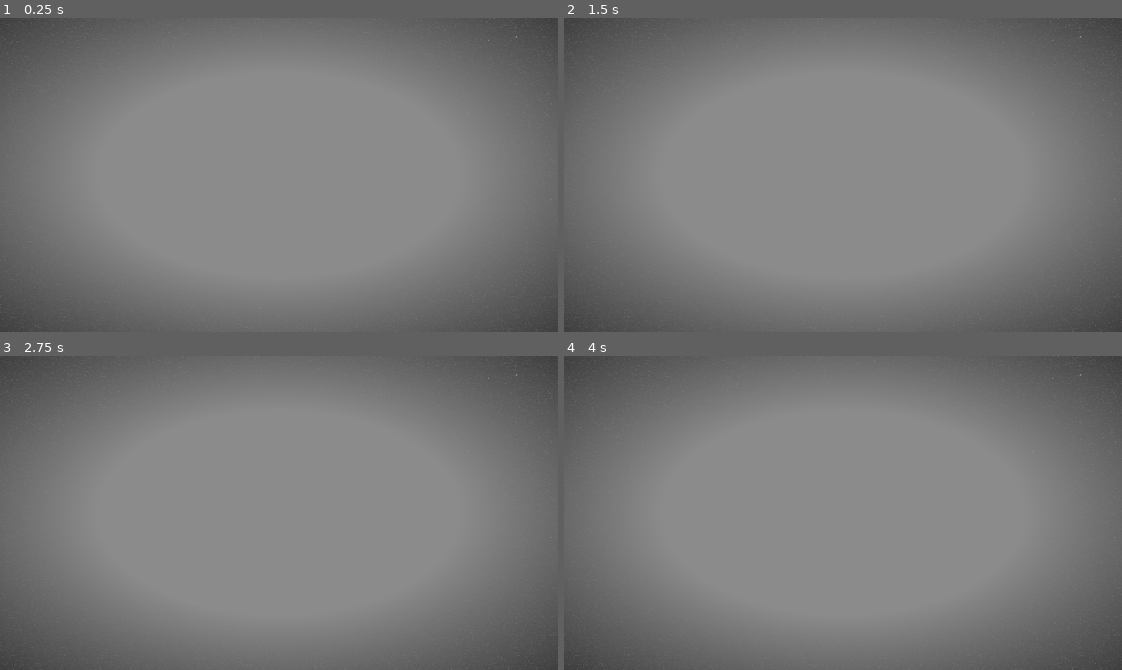
Above: before the commit, frames 1-4 (two rows, left to right).
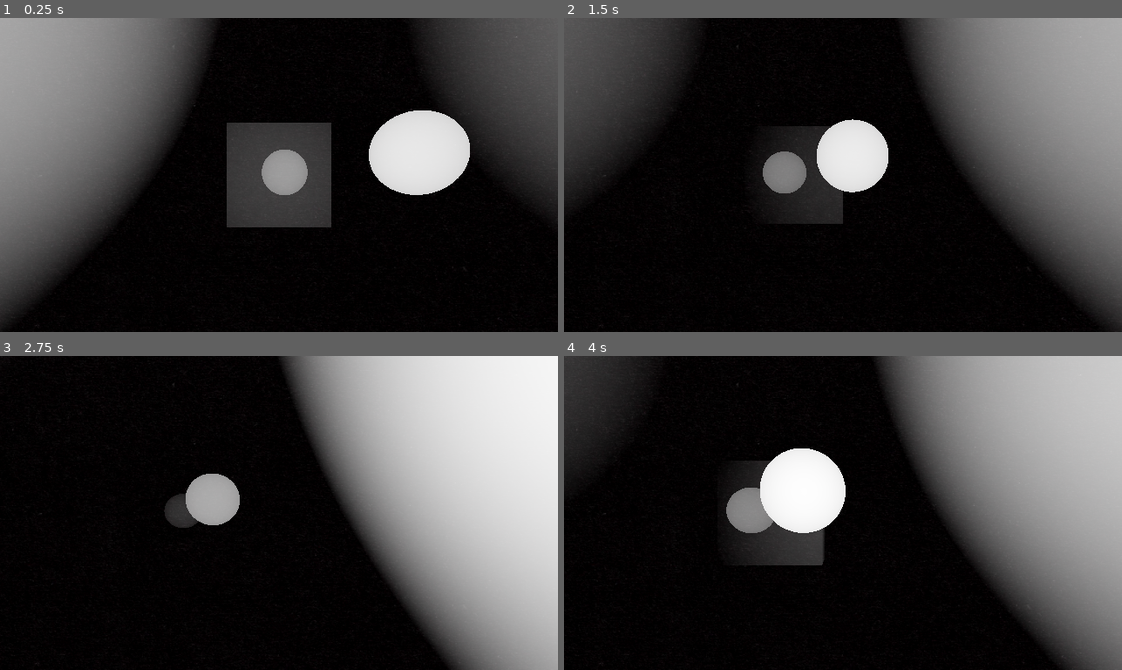
Above: after the commit, the same moments.

Repository: danielday-dev/Fishfest2024
Game: Godot game, scene res://Scenes/Main.tscn
Same seed, same stepped clock (60 frames per second), same inputs: the game is played once before the commit and once after it.
Inputs:
- Up to frame 1 (0.25 s): no input
- Up to frame 2 (1.5 s): tap Enter at 0.5 s; hold D (Player_Movement_Right) 0.53-1.28 s; hold S (Player_Movement_Backward) from 1.28 s (still down)
- Up to frame 3 (2.75 s): release S (Player_Movement_Backward) at 2.03 s; hold D (Player_Movement_Right) from 2.03 s (still down)
- Up to frame 4 (4 s): release D (Player_Movement_Right) at 2.78 s; hold W (Player_Movement_Forward) 2.78-3.53 s; hold A (Player_Movement_Left) from 3.53 s (still down)

The runs differ from the first frame. In frame 1, 89% of the frame differs, in the area x 0-100%, y 0-100%; in frame 2, 89%; in frame 3, 94%; in frame 4, 91%.

Commit message:
Player converted to CharacterBody3D + Darkness shader updated.

Diff:
--- /dev/null
+++ b/Materials/Darkness/DarknessMaterial.tres
@@ -0,0 +1,6 @@
+[gd_resource type="ShaderMaterial" load_steps=2 format=3 uid="uid://dqnppqlyc1pfx"]
+
+[ext_resource type="Shader" uid="uid://pm2swhcdjwn2" path="res://Materials/Darkness/DarknessShader.tres" id="1_nr77l"]
+
+[resource]
+shader = ExtResource("1_nr77l")
--- /dev/null
+++ b/Materials/Darkness/DarknessShader.tres
@@ -0,0 +1,205 @@
+[gd_resource type="VisualShader" load_steps=20 format=3 uid="uid://pm2swhcdjwn2"]
+
+[ext_resource type="Texture2D" uid="uid://druu51t7h47xd" path="res://Materials/Darkness/DarknessTexture.png" id="1_xsw3f"]
+
+[sub_resource type="VisualShaderNodeVectorDistance" id="VisualShaderNodeVectorDistance_wluru"]
+
+[sub_resource type="VisualShaderNodeVectorDecompose" id="VisualShaderNodeVectorDecompose_rpfv8"]
+
+[sub_resource type="VisualShaderNodeClamp" id="VisualShaderNodeClamp_ktpux"]
+
+[sub_resource type="VisualShaderNodeInput" id="VisualShaderNodeInput_k3p1v"]
+input_name = "color"
+
+[sub_resource type="VisualShaderNodeFloatFunc" id="VisualShaderNodeFloatFunc_1p5vp"]
+function = 31
+
+[sub_resource type="VisualShaderNodeFloatOp" id="VisualShaderNodeFloatOp_mbq3l"]
+default_input_values = [0, 0.0, 1, 10.0]
+operator = 3
+
+[sub_resource type="VisualShaderNodeFloatOp" id="VisualShaderNodeFloatOp_1f1dt"]
+default_input_values = [0, 0.0, 1, 5.0]
+operator = 1
+
+[sub_resource type="VisualShaderNodeVaryingGetter" id="VisualShaderNodeVaryingGetter_g1hlr"]
+varying_name = "VertexWorldPos"
+varying_type = 4
+
+[sub_resource type="VisualShaderNodeFloatParameter" id="VisualShaderNodeFloatParameter_inffn"]
+parameter_name = "DarknessStart"
+default_value_enabled = true
+default_value = 2.0
+
+[sub_resource type="VisualShaderNodeFloatParameter" id="VisualShaderNodeFloatParameter_bef0u"]
+parameter_name = "DarknessLength"
+default_value_enabled = true
+default_value = 5.0
+
+[sub_resource type="VisualShaderNodeMix" id="VisualShaderNodeMix_wuwgb"]
+output_port_for_preview = 0
+default_input_values = [0, Quaternion(0, 0, 0, 0), 1, Quaternion(1, 1, 1, 1), 2, 0.1]
+op_type = 6
+
+[sub_resource type="VisualShaderNodeTexture" id="VisualShaderNodeTexture_uf8ay"]
+texture = ExtResource("1_xsw3f")
+texture_type = 1
+
+[sub_resource type="VisualShaderNodeInput" id="VisualShaderNodeInput_nylxu"]
+input_name = "screen_uv"
+
+[sub_resource type="VisualShaderNodeInput" id="VisualShaderNodeInput_ljw37"]
+input_name = "camera_position_world"
+
+[sub_resource type="VisualShaderNodeVaryingSetter" id="VisualShaderNodeVaryingSetter_x00l3"]
+varying_name = "VertexWorldPos"
+varying_type = 4
+
+[sub_resource type="VisualShaderNodeInput" id="VisualShaderNodeInput_y1xm7"]
+input_name = "vertex"
+
+[sub_resource type="VisualShaderNodeInput" id="VisualShaderNodeInput_a8nyj"]
+input_name = "model_matrix"
+
+[sub_resource type="VisualShaderNodeTransformVecMult" id="VisualShaderNodeTransformVecMult_4dlyk"]
+
+[resource]
+code = "shader_type spatial;
+render_mode blend_mix, depth_draw_opaque, cull_back, diffuse_lambert, specular_schlick_ggx;
+
+
+// Varyings
+varying vec3 VertexWorldPos;
+
+uniform sampler2D tex_frg_6 : source_color;
+uniform float DarknessStart = 2;
+uniform float DarknessLength = 5;
+
+
+
+void vertex() {
+// Input:4
+	mat4 n_out4p0 = MODEL_MATRIX;
+
+
+// Input:3
+	vec3 n_out3p0 = VERTEX;
+
+
+// TransformVectorMult:5
+	vec3 n_out5p0 = (n_out4p0 * vec4(n_out3p0, 1.0)).xyz;
+
+
+// VaryingSetter:2
+	VertexWorldPos = n_out5p0;
+
+
+}
+
+void fragment() {
+// Input:7
+	vec2 n_out7p0 = SCREEN_UV;
+
+
+// Texture2D:6
+	vec4 n_out6p0 = texture(tex_frg_6, n_out7p0);
+
+
+// Input:14
+	vec4 n_out14p0 = COLOR;
+
+
+// VaryingGetter:21
+	vec3 n_out21p0 = VertexWorldPos;
+
+
+// Input:8
+	vec3 n_out8p0 = CAMERA_POSITION_WORLD;
+
+
+// Distance:10
+	float n_out10p0 = distance(n_out21p0, n_out8p0);
+
+
+// VectorDecompose:11
+	float n_out11p0 = vec3(n_out10p0).x;
+	float n_out11p1 = vec3(n_out10p0).y;
+	float n_out11p2 = vec3(n_out10p0).z;
+
+
+// FloatParameter:22
+	float n_out22p0 = DarknessStart;
+
+
+// FloatOp:20
+	float n_out20p0 = n_out11p0 - n_out22p0;
+
+
+// FloatParameter:23
+	float n_out23p0 = DarknessLength;
+
+
+// Clamp:12
+	float n_in12p1 = 0.00000;
+	float n_out12p0 = clamp(n_out20p0, n_in12p1, n_out23p0);
+
+
+// FloatOp:19
+	float n_out19p0 = n_out12p0 / n_out23p0;
+
+
+// FloatFunc:15
+	float n_out15p0 = 1.0 - n_out19p0;
+
+
+// Mix:3
+	vec4 n_out3p0 = mix(n_out6p0, n_out14p0, n_out15p0);
+
+
+// Output:0
+	ALBEDO = vec3(n_out3p0.xyz);
+
+
+}
+"
+graph_offset = Vector2(-1448.89, -41.7428)
+varyings/VertexWorldPos = "0,4"
+nodes/vertex/2/node = SubResource("VisualShaderNodeVaryingSetter_x00l3")
+nodes/vertex/2/position = Vector2(360, 480)
+nodes/vertex/3/node = SubResource("VisualShaderNodeInput_y1xm7")
+nodes/vertex/3/position = Vector2(-280, 420)
+nodes/vertex/4/node = SubResource("VisualShaderNodeInput_a8nyj")
+nodes/vertex/4/position = Vector2(-260, 340)
+nodes/vertex/5/node = SubResource("VisualShaderNodeTransformVecMult_4dlyk")
+nodes/vertex/5/position = Vector2(120, 320)
+nodes/vertex/connections = PackedInt32Array(4, 0, 5, 0, 3, 0, 5, 1, 5, 0, 2, 0)
+nodes/fragment/0/position = Vector2(700, 80)
+nodes/fragment/3/node = SubResource("VisualShaderNodeMix_wuwgb")
+nodes/fragment/3/position = Vector2(420, 60)
+nodes/fragment/6/node = SubResource("VisualShaderNodeTexture_uf8ay")
+nodes/fragment/6/position = Vector2(120, -140)
+nodes/fragment/7/node = SubResource("VisualShaderNodeInput_nylxu")
+nodes/fragment/7/position = Vector2(-200, -20)
+nodes/fragment/8/node = SubResource("VisualShaderNodeInput_ljw37")
+nodes/fragment/8/position = Vector2(-1060, 300)
+nodes/fragment/10/node = SubResource("VisualShaderNodeVectorDistance_wluru")
+nodes/fragment/10/position = Vector2(-720, 240)
+nodes/fragment/11/node = SubResource("VisualShaderNodeVectorDecompose_rpfv8")
+nodes/fragment/11/position = Vector2(-540, 240)
+nodes/fragment/12/node = SubResource("VisualShaderNodeClamp_ktpux")
+nodes/fragment/12/position = Vector2(-120, 360)
+nodes/fragment/14/node = SubResource("VisualShaderNodeInput_k3p1v")
+nodes/fragment/14/position = Vector2(-60, 120)
+nodes/fragment/15/node = SubResource("VisualShaderNodeFloatFunc_1p5vp")
+nodes/fragment/15/position = Vector2(220, 440)
+nodes/fragment/19/node = SubResource("VisualShaderNodeFloatOp_mbq3l")
+nodes/fragment/19/position = Vector2(60, 420)
+nodes/fragment/20/node = SubResource("VisualShaderNodeFloatOp_1f1dt")
+nodes/fragment/20/position = Vector2(-300, 340)
+nodes/fragment/21/node = SubResource("VisualShaderNodeVaryingGetter_g1hlr")
+nodes/fragment/21/position = Vector2(-1060, 220)
+nodes/fragment/22/node = SubResource("VisualShaderNodeFloatParameter_inffn")
+nodes/fragment/22/position = Vector2(-560, 440)
+nodes/fragment/23/node = SubResource("VisualShaderNodeFloatParameter_bef0u")
+nodes/fragment/23/position = Vector2(-560, 640)
+nodes/fragment/connections = PackedInt32Array(6, 0, 3, 0, 3, 0, 0, 0, 8, 0, 10, 1, 10, 0, 11, 0, 14, 0, 3, 1, 15, 0, 3, 2, 11, 0, 20, 0, 21, 0, 10, 0, 22, 0, 20, 1, 23, 0, 19, 1, 23, 0, 12, 2, 20, 0, 12, 0, 19, 0, 15, 0, 12, 0, 19, 0, 7, 0, 6, 0)
--- a/PostProcessing/Darkness/DarknessMaterial.tres
+++ /dev/null
@@ -1,12 +0,0 @@
-[gd_resource type="ShaderMaterial" load_steps=3 format=3 uid="uid://dqnppqlyc1pfx"]
-
-[ext_resource type="Shader" path="res://PostProcessing/Darkness/DarknessShader.gdshader" id="1_sl602"]
-[ext_resource type="Texture2D" uid="uid://druu51t7h47xd" path="res://PostProcessing/Darkness/DarknessTexture.png" id="2_im8nu"]
-
-[resource]
-render_priority = 0
-shader = ExtResource("1_sl602")
-shader_parameter/darknessStart = 5.0
-shader_parameter/darknessDistance = 10.0
-shader_parameter/darknessAngleFactor = 7.5
-shader_parameter/darknessTexture = ExtResource("2_im8nu")
--- a/PostProcessing/Darkness/DarknessShader.gdshader
+++ /dev/null
@@ -1,30 +0,0 @@
-shader_type spatial;
-
-uniform sampler2D screen_texture : hint_screen_texture, repeat_disable, filter_nearest;
-uniform sampler2D depth_texture : source_color, hint_depth_texture, repeat_disable, filter_nearest;
-
-uniform float darknessStart = 5.0;
-uniform float darknessDistance = 10.0;
-uniform float darknessAngleFactor = 7.5;
-uniform sampler2D darknessTexture : filter_linear, repeat_enable;
-
-void fragment() {
-	// Get depth.
-	float depth = texture(depth_texture, SCREEN_UV).x;
-  	vec3 ndc = vec3(SCREEN_UV * 2.0 - 1.0, depth);
-	vec4 view = INV_PROJECTION_MATRIX * vec4(ndc, 1.0);
-  	view.xyz /= view.w;
-
-	vec2 centerChange = vec2(0.5f - SCREEN_UV.x, 0.5f - SCREEN_UV.y) * 2.0f;
-	float centerDist =  sqrt((centerChange.x * centerChange.x) + (centerChange.y * centerChange.y));
-  	float linearDepth = (-view.z) + (centerDist * darknessAngleFactor);
-
-	// Put depth into range 0.0 - 1.0 with basis on darkness start and distance.
-	float darkDepth = clamp(linearDepth - darknessStart, 0.0, darknessDistance) / darknessDistance;
-	float darknessFactor = 1.0 - darkDepth;
-
-	// Blend screen and darkness texture based on darkness.
-	vec4 screenColor = textureLod(screen_texture, SCREEN_UV, 0.0);
-	vec4 darknessColor = textureLod(darknessTexture, SCREEN_UV, 0.0);
-    ALBEDO = mix(darknessColor.rgb, mix(screenColor.rgb, darknessColor.rgb, 0), darknessFactor);
-}
--- a/Prefabs/MainCamera.tscn
+++ /dev/null
@@ -1,20 +0,0 @@
-[gd_scene load_steps=4 format=3 uid="uid://d3txusv5ge61w"]
-
-[ext_resource type="Material" uid="uid://dqnppqlyc1pfx" path="res://PostProcessing/Darkness/DarknessMaterial.tres" id="1_8qaro"]
-
-[sub_resource type="Environment" id="Environment_8trqf"]
-ambient_light_source = 2
-ambient_light_color = Color(1, 1, 1, 1)
-
-[sub_resource type="PlaneMesh" id="PlaneMesh_qhs2o"]
-material = ExtResource("1_8qaro")
-
-[node name="MainCamera" type="Camera3D"]
-environment = SubResource("Environment_8trqf")
-current = true
-fov = 90.0
-far = 100.0
-
-[node name="Post Processing" type="MeshInstance3D" parent="."]
-transform = Transform3D(0.1, 0, 0, 0, -4.37114e-09, -0.1, 0, 0.1, -4.37114e-09, 0.000707328, 5.96046e-08, -0.0529591)
-mesh = SubResource("PlaneMesh_qhs2o")
--- a/Prefabs/Player.tscn
+++ b/Prefabs/Player.tscn
@@ -1,6 +1,12 @@
-[gd_scene load_steps=2 format=3 uid="uid://bopmekwrqlnuu"]
+[gd_scene load_steps=3 format=3 uid="uid://bopmekwrqlnuu"]
 
 [ext_resource type="Script" path="res://Scripts/Player.gd" id="1_7ju3c"]
 
-[node name="Player" type="Node3D"]
+[sub_resource type="SphereShape3D" id="SphereShape3D_xqx11"]
+radius = 0.15
+
+[node name="Player" type="CharacterBody3D"]
 script = ExtResource("1_7ju3c")
+
+[node name="Collider" type="CollisionShape3D" parent="."]
+shape = SubResource("SphereShape3D_xqx11")
--- /dev/null
+++ b/Resources/Environments/MainCamera.tres
@@ -0,0 +1,5 @@
+[gd_resource type="Environment" format=3 uid="uid://dvgje6n6sh706"]
+
+[resource]
+ambient_light_source = 2
+ambient_light_color = Color(1, 1, 1, 1)
--- a/Scenes/Main.tscn
+++ b/Scenes/Main.tscn
@@ -1,14 +1,18 @@
-[gd_scene load_steps=6 format=3 uid="uid://bw14wbtwyu0a"]
+[gd_scene load_steps=7 format=3 uid="uid://bw14wbtwyu0a"]
 
+[ext_resource type="Material" uid="uid://dqnppqlyc1pfx" path="res://Materials/Darkness/DarknessMaterial.tres" id="1_jns56"]
 [ext_resource type="PackedScene" uid="uid://bopmekwrqlnuu" path="res://Prefabs/Player.tscn" id="1_v0owv"]
-[ext_resource type="PackedScene" uid="uid://d3txusv5ge61w" path="res://Prefabs/MainCamera.tscn" id="2_wt5m5"]
+[ext_resource type="Environment" uid="uid://dvgje6n6sh706" path="res://Resources/Environments/MainCamera.tres" id="2_a6ccp"]
 
 [sub_resource type="PrismMesh" id="PrismMesh_tk2kg"]
+material = ExtResource("1_jns56")
 flip_faces = true
 
 [sub_resource type="SphereMesh" id="SphereMesh_0co1p"]
+material = ExtResource("1_jns56")
 
 [sub_resource type="BoxMesh" id="BoxMesh_e6e8n"]
+material = ExtResource("1_jns56")
 
 [node name="Main" type="Node3D"]
 
@@ -33,9 +37,10 @@
 mesh = SubResource("SphereMesh_0co1p")
 
 [node name="MeshInstance3D3" type="MeshInstance3D" parent="."]
-transform = Transform3D(3, 0, 0, 0, 3, 0, 0, 0, 3, 0, 0, -4.14326)
+transform = Transform3D(3, 0, 0, 0, 3, 0, 0, 0, 3, 0, 0, -7.35396)
 mesh = SubResource("BoxMesh_e6e8n")
 
 [node name="Player" parent="." instance=ExtResource("1_v0owv")]
 
-[node name="MainCamera" parent="Player" instance=ExtResource("2_wt5m5")]
+[node name="MainCamera" type="Camera3D" parent="Player"]
+environment = ExtResource("2_a6ccp")
--- a/Scripts/Player.gd
+++ b/Scripts/Player.gd
@@ -1,4 +1,4 @@
-extends Node3D
+extends CharacterBody3D
 
 @export var movementSpeed : float = 2.0;
 @export var nonForwardMovementFactor : float = 0.4;
@@ -37,10 +37,12 @@
 		-cos(rotation.y) * cos(upX)
 	);
 
-	# TODO: CharacterBody3D
-	# Update position.
-	position += (
+	# Update velocity.
+	velocity = (
 		(forward * playerMovement.z) +
 		(up * playerMovement.y * nonForwardMovementFactor) +
 		(right * playerMovement.x * nonForwardMovementFactor)
-	).normalized() * movementSpeed * delta;
+	).normalized() * movementSpeed;
+
+	# Move.
+	move_and_slide();
Renamed: PostProcessing/Darkness/DarknessTexture.png -> Materials/Darkness/DarknessTexture.png
Not shown, changed: Materials/Darkness/DarknessTexture.png.import
